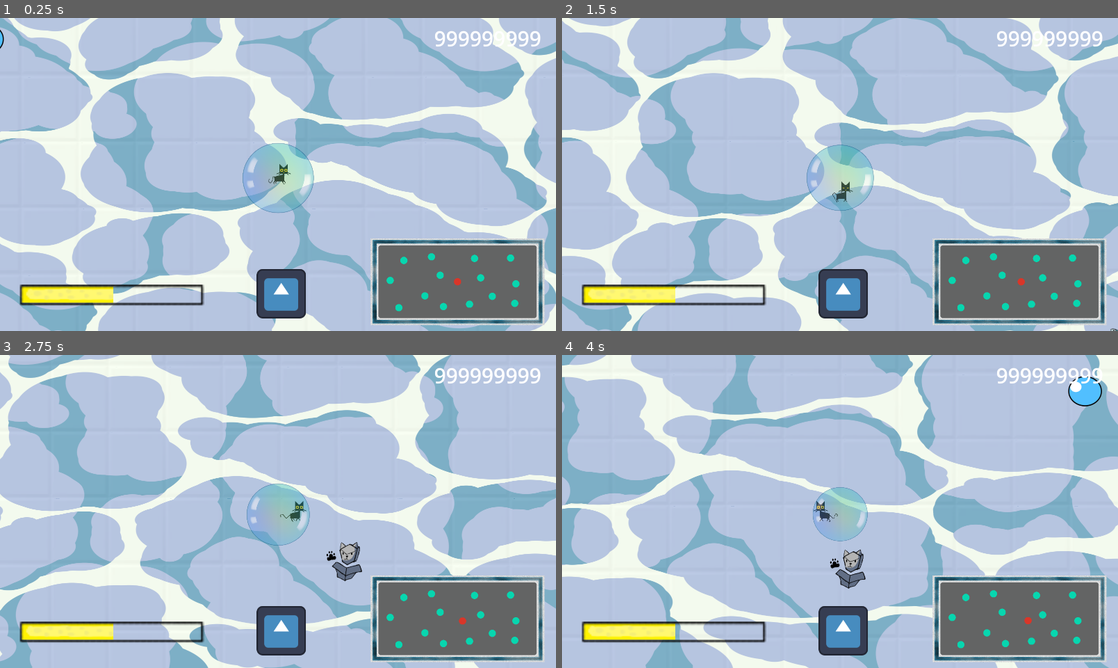
Above: before the commit, frames 1-4 (two rows, left to right).
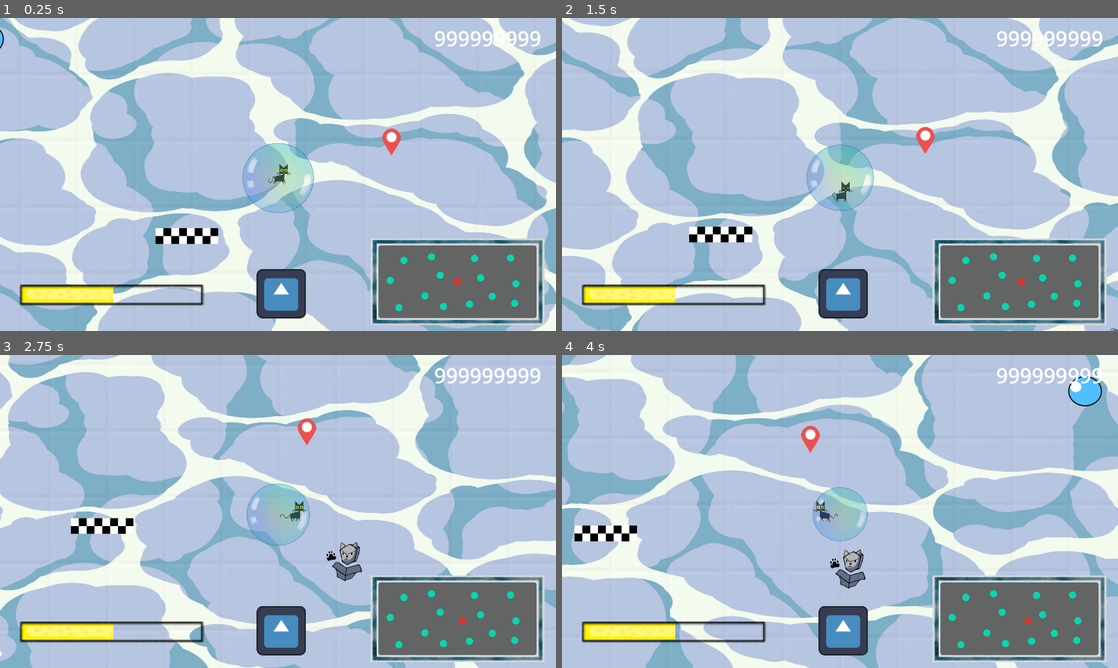
Above: after the commit, the same moments.

Repository: CcCcCc99/bubblecat
Game: Godot game, scene res://testscene.tscn
The game is run twice, just before and just after one commit, with the same random seed, the same clock (stepped at 60 frames per second) and the same inputs. The engine's default icon, where the game draws it, is replaced by a stand-in: a white triangle on a blue panel in a dark square.
Inputs:
- Up to frame 1 (0.25 s): no input
- Up to frame 2 (1.5 s): hold D (move_right) 0.53-1.28 s; hold S (move_down) from 1.28 s (still down)
- Up to frame 3 (2.75 s): release S (move_down) at 2.03 s; hold D (move_right) from 2.03 s (still down)
- Up to frame 4 (4 s): release D (move_right) at 2.78 s; hold W (move_up) 2.78-3.53 s; hold A (move_left) from 3.53 s (still down)

The runs differ from the first frame. In frame 1, 0.8% of the frame differs, in the area x 27-73%, y 35-73%; in frame 2, 0.8%, in the area x 22-67%, y 34-72%; in frame 3, 0.7%; in frame 4, 0.7%.
Error in both runs: Invalid access to property or key 'global_position' on a base object of type 'Nil'. (res://scenes/obstacle/pesce/fish.gd:13)

Commit message:
Risoluzione conflitti

Diff:
--- /dev/null
+++ b/scenes/objects/finish_area.gd
@@ -0,0 +1,17 @@
+extends Area2D
+class_name FinishArea
+
+@export var points: int = 10
+
+signal arrived
+
+func _on_body_entered(body: Node2D) -> void:
+	if body is Player:
+		PointsManager.score += points
+		emit_signal("arrived")
+
+func enable():
+	print("abilitato")
+
+func disable():
+	print("disabilitato")
--- /dev/null
+++ b/scenes/objects/finish_area.tscn
@@ -0,0 +1,22 @@
+[gd_scene load_steps=4 format=3 uid="uid://d31jyuv5g3pg6"]
+
+[ext_resource type="Script" path="res://scenes/objects/finish_area.gd" id="1_j86sk"]
+[ext_resource type="Texture2D" uid="uid://bst3bi48cj115" path="res://assets/sprites/target/Punto_di_arrivo.png" id="1_oo2ba"]
+
+[sub_resource type="CircleShape2D" id="CircleShape2D_rfggf"]
+radius = 30.0617
+
+[node name="FinishArea" type="Area2D"]
+collision_layer = 2
+script = ExtResource("1_j86sk")
+
+[node name="Sprite2D" type="Sprite2D" parent="."]
+texture = ExtResource("1_oo2ba")
+
+[node name="CollisionShape2D" type="CollisionShape2D" parent="."]
+position = Vector2(0, 22.075)
+shape = SubResource("CircleShape2D_rfggf")
+
+[node name="Cooldown" type="Timer" parent="."]
+
+[connection signal="body_entered" from="." to="." method="_on_body_entered"]
--- a/scenes/objects/points/skill_point.gd
+++ b/scenes/objects/points/skill_point.gd
@@ -5,5 +5,5 @@
 func _on_body_entered(body: Node2D) -> void:
 	if body is Player:
 		print("Raccoloto: ", points)
-		PointsManager.points += points
+		PointsManager.skill_points += points
 		queue_free()
--- /dev/null
+++ b/scenes/objects/start_line.gd
@@ -0,0 +1,19 @@
+extends Area2D
+class_name StartLine
+
+@export var malus: int = 5
+
+var finish: FinishArea
+
+func _ready() -> void:
+	finish = get_node("FinishArea")
+
+func _on_body_entered(body: Node2D) -> void:
+	if body is Player:
+		finish.arrived.connect(finish.enable)
+		$TimeToFinish.start()
+
+func _on_time_to_finish_timeout() -> void:
+	finish.disable()
+	PointsManager.score -= malus
+	$Cooldown.start()
--- /dev/null
+++ b/scenes/objects/start_line.tscn
@@ -0,0 +1,27 @@
+[gd_scene load_steps=4 format=3 uid="uid://dqh4n7bvvjup0"]
+
+[ext_resource type="Script" path="res://scenes/objects/start_line.gd" id="1_7kvg6"]
+[ext_resource type="Texture2D" uid="uid://bjh0dxsrhcyke" path="res://assets/sprites/target/Punto_di_partenza.png" id="1_84uxy"]
+
+[sub_resource type="RectangleShape2D" id="RectangleShape2D_v5gqb"]
+size = Vector2(146, 20)
+
+[node name="StartLine" type="Area2D"]
+script = ExtResource("1_7kvg6")
+
+[node name="Sprite2D" type="Sprite2D" parent="."]
+scale = Vector2(1.3, 1.3)
+texture = ExtResource("1_84uxy")
+
+[node name="CollisionShape2D" type="CollisionShape2D" parent="."]
+position = Vector2(1, -16)
+shape = SubResource("RectangleShape2D_v5gqb")
+
+[node name="Cooldown" type="Timer" parent="."]
+wait_time = 200.0
+
+[node name="TimeToFinish" type="Timer" parent="."]
+wait_time = 120.0
+
+[connection signal="body_entered" from="." to="." method="_on_body_entered"]
+[connection signal="timeout" from="TimeToFinish" to="." method="_on_time_to_finish_timeout"]
--- a/scrips/points_manager.gd
+++ b/scrips/points_manager.gd
@@ -2,10 +2,17 @@
 
 var armor_enabled: bool = true
 
-signal points_updated
+signal skill_points_updated
+signal score_updated
 
-var points: int = 0:
+var skill_points: int = 0:
 	set(value):
-		points = value
-		print("Punteggio: ", points)
-		emit_signal("points_updated")
+		skill_points = value
+		print("Punti abilità: ", skill_points)
+		emit_signal("skill_points_updated")
+
+var score: int = 0:
+	set(value):
+		score = value
+		print("Punteggio: ",score)
+		emit_signal("score_updated")
--- a/testscene.tscn
+++ b/testscene.tscn
@@ -10,6 +10,8 @@
 [ext_resource type="PackedScene" uid="uid://by4sltlkgk4i2" path="res://scenes/skills/armatura.tscn" id="7_078fk"]
 [ext_resource type="AudioStream" uid="uid://binh4j5ohyn5x" path="res://assets/sound/BubbleCatTheme.mp3" id="8_5ui3x"]
 [ext_resource type="PackedScene" uid="uid://ccc43hi0w325i" path="res://scenes/obstacle/pesce/fish.tscn" id="9_xamc0"]
+[ext_resource type="PackedScene" uid="uid://dqh4n7bvvjup0" path="res://scenes/objects/start_line.tscn" id="8_j8xm8"]
+[ext_resource type="PackedScene" uid="uid://d31jyuv5g3pg6" path="res://scenes/objects/finish_area.tscn" id="9_3ioum"]
 
 [node name="testscene" type="Node"]
 script = ExtResource("1_ckjmq")
@@ -21,6 +23,15 @@
 [node name="Environment" parent="." instance=ExtResource("4_uin0a")]
 
 [node name="OxygenSources" type="Node2D" parent="."]
+[node name="TargetSpace" type="Node2D" parent="."]
+
+[node name="StartLine" parent="TargetSpace" instance=ExtResource("8_j8xm8")]
+position = Vector2(-242, 179)
+
+[node name="FinishArea" parent="TargetSpace/StartLine" instance=ExtResource("9_3ioum")]
+position = Vector2(544, -262)
+
+[node name="Node2D" type="Node2D" parent="."]
 
 [node name="RegenBubble" parent="OxygenSources" instance=ExtResource("2_ied3k")]
 position = Vector2(1031, -214)
Binary file added: assets/sprites/target/Punto_di_arrivo.png
Not shown, added: assets/sprites/target/Punto_di_arrivo.png.import
Binary file added: assets/sprites/target/Punto_di_partenza.png
Not shown, added: assets/sprites/target/Punto_di_partenza.png.import
